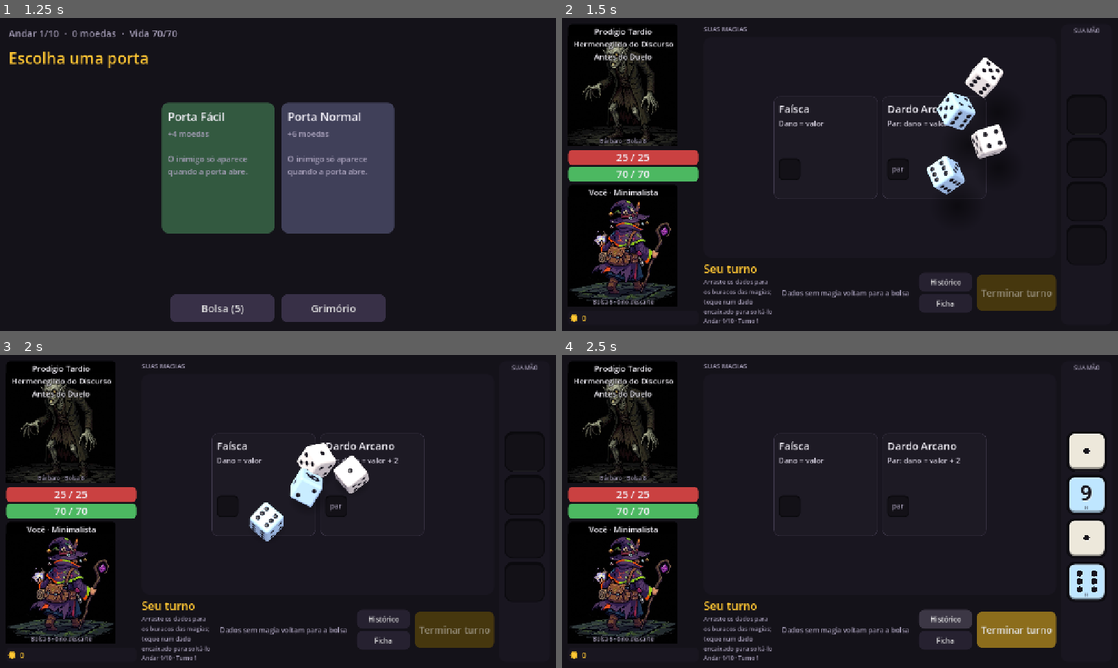
Above: before the commit, frames 1-4 (two rows, left to right).
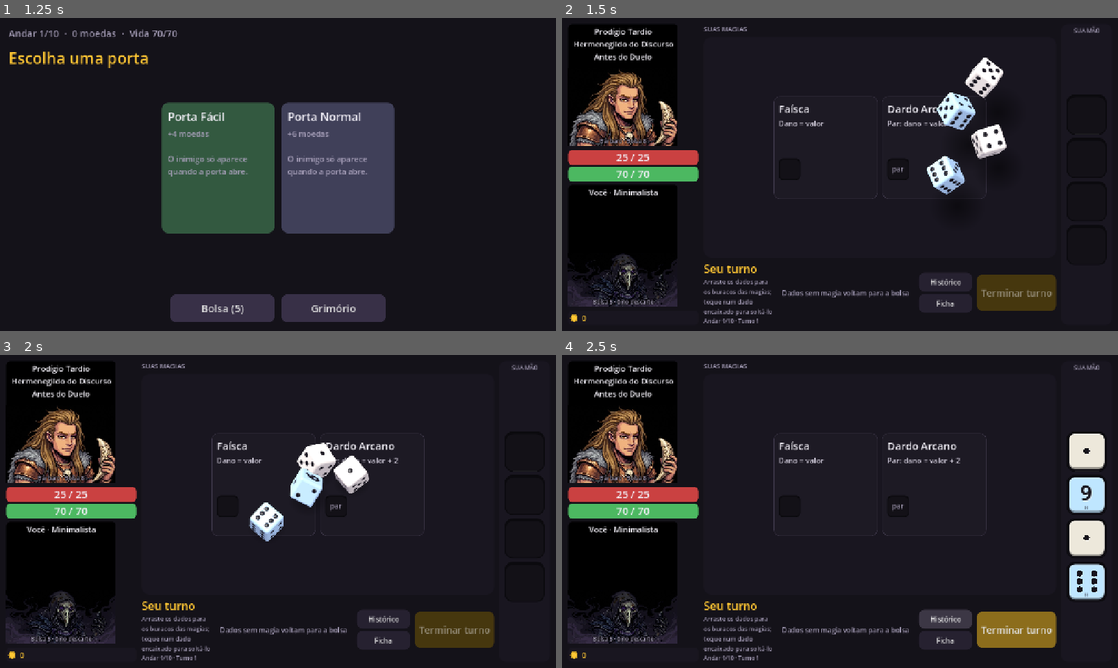
Above: after the commit, the same moments.

Repository: luizfsantos-alt/DICEMAXXXING
Game: Godot game, scene res://ui/main.tscn
Same seed, same stepped clock (60 frames per second), same inputs: the game is played once before the commit and once after it.
Inputs (mouse positions are in pixels of both pictures, inside the frame that each line leads up to):
- Up to frame 1 (1.25 s): click (116, 237) at 0.52 s
- Up to frame 2 (1.5 s): click (778, 168) at 1.27 s
- Up to frame 3 (2 s): no input
- Up to frame 4 (2.5 s): click "Histórico" at 2 s

Frame 1 is identical in both runs. In frame 2, 6.0% of the frame differs, in the area x 1-21%, y 7-93%; in frame 3, 6.0%; in frame 4, 6.0%.

Commit message:
Retratos com 3 variações sorteadas por personagem
- Vampiro, bárbaro e mago ganham 3 retratos cada (assets/portraits/<arquétipo>_1..3.png);
  os outros arquétipos usam os 3 provisórios encapuzados (generic_1..3.png).
- A variação é sorteada uma vez por lutador e salva em Fighter.portrait, então a sua foto
  não muda ao longo da run e o inimigo mantém a dele se o jogo for retomado.
- Sai a arte antiga (mago de costas e vampiro de corpo inteiro).
- Teste: sorteio dentro do intervalo, estável, arte existente e salva no save.

Co-Authored-By: Claude Opus 5.5 <noreply@anthropic.com>
Claude-Session: https://claude.ai/code/session_01WYKQWyDmXhyE3YrvL4SgC7

Diff:
--- a/engine/fighter.gd
+++ b/engine/fighter.gd
@@ -8,6 +8,7 @@
 var variant: String = "" ## "", lixeiro, piromante, fundidor, monge
 var master_id: String = "" ## Mestre de Andar (ex.: porteiro).
 var personality: String = "" ## bruto, cauteloso, caotico (oculta na UI).
+var portrait: int = -1 ## Variação da foto (sorteada pela UI na primeira vez; -1 = ainda não).
 var max_hp: int = 50
 var hp: int = 50
 var hand_size: int = Config.HAND_SIZE
@@ -320,7 +321,7 @@
 			"top": e.get("top", false), "fixed": e.get("fixed", false), "plus": e.get("plus", 0), "spawn": e.get("spawn", -1)})
 	return {
 		"name": name, "is_player": is_player, "archetype": archetype, "variant": variant,
-		"master_id": master_id, "personality": personality, "max_hp": max_hp, "hp": hp,
+		"master_id": master_id, "personality": personality, "portrait": portrait, "max_hp": max_hp, "hp": hp,
 		"hand_size": hand_size, "bag": bag_d, "inventory": inventory.to_dict(),
 		"draw_pile": draw_pile, "discard": discard, "hand": hand_d, "last_hand": last_hand,
 		"block": block, "mirror": mirror, "dodge": dodge, "poison": poison, "burn": burn,
@@ -340,6 +341,7 @@
 	f.variant = str(d.get("variant", ""))
 	f.master_id = str(d.get("master_id", ""))
 	f.personality = str(d.get("personality", ""))
+	f.portrait = int(d.get("portrait", -1))
 	f.max_hp = int(d.get("max_hp", 50))
 	f.hp = int(d.get("hp", 50))
 	f.hand_size = int(d.get("hand_size", Config.HAND_SIZE))
--- a/tests/test_ui_smoke.gd
+++ b/tests/test_ui_smoke.gd
@@ -524,3 +524,14 @@
 	assert_eq(d.bolts, before + 1, "sem origem (veneno, queima) não voa")
 	await wait_seconds(1.2)
 	d.fast = true
+
+
+func test_foto_sorteia_variacao_e_guarda():
+	for arch in ["sorcerer", "vampire", "barbarian", "assassin", "copyist"]:
+		var f := Fighter.new()
+		f.archetype = arch
+		var path := Portrait.art_path(f)
+		assert_between(f.portrait, 0, Portrait.VARIATIONS - 1, "variação sorteada")
+		assert_eq(Portrait.art_path(f), path, "mesma foto na próxima vez")
+		assert_true(ResourceLoader.exists(path), "arte existe: " + path)
+		assert_eq(Fighter.from_dict(f.to_dict()).portrait, f.portrait, "variação salva")
--- a/ui/duel_screen.gd
+++ b/ui/duel_screen.gd
@@ -180,7 +180,7 @@
 func _photo_row(f: Fighter, is_player: bool) -> HBoxContainer:
 	var row := Kit.hbox(6)
 	row.size_flags_vertical = Control.SIZE_EXPAND_FILL
-	var photo := Portrait.new().setup(f.archetype, 100, is_player)
+	var photo := Portrait.new().setup(f, 100, is_player)
 	photo.size_flags_vertical = Control.SIZE_EXPAND_FILL
 	row.add_child(photo)
 	var side := "player" if is_player else "enemy"
--- a/ui/portrait.gd
+++ b/ui/portrait.gd
@@ -1,7 +1,9 @@
 class_name Portrait
 extends Control
-## Espaço do personagem. Arte provisória: o mago de costas para o seu lado e o vampiro
-## para o inimigo (assets/portraits/). Sem a arte, desenha uma silhueta na cor do arquétipo.
+## Espaço do personagem. Cada arquétipo com arte tem 3 variações em assets/portraits/
+## (<arquétipo>_1..3.png); quem ainda não tem arte usa as 3 provisórias (generic_1..3.png).
+## A variação é sorteada uma vez e guardada no lutador (Fighter.portrait), então não muda
+## no meio da run. Sem a arte, desenha uma silhueta na cor do arquétipo.
 ## Também faz o retorno visual quando um efeito chega (tremida e brilho colorido).
 
 const COLORS := {
@@ -9,10 +11,9 @@
 	"minimalist": Color(0.85, 0.85, 0.9), "metallurgist": Color(0.5, 0.52, 0.58), "copyist": Color(0.75, 0.6, 0.3),
 	"perfectionist": Color(0.35, 0.7, 0.65), "vampire": Color(0.6, 0.12, 0.2), "barbarian": Color(0.75, 0.45, 0.2),
 }
-const ART := {
-	true: "res://assets/portraits/ally_back.png",
-	false: "res://assets/portraits/enemy.png",
-}
+const ART_DIR := "res://assets/portraits/"
+const WITH_ART := ["sorcerer", "vampire", "barbarian"] ## O resto usa "generic".
+const VARIATIONS := 3
 const BG := Color(0.0, 0.0, 0.0) ## Igual ao fundo da arte, para emendar.
 
 var archetype := "sorcerer"
@@ -22,14 +23,22 @@
 var _glow := Color(0, 0, 0, 0) ## Brilho do último efeito (some sozinho).
 
 
-func setup(arch: String, h: int, is_back := false) -> Portrait:
-	archetype = arch
+## Caminho da foto do lutador; sorteia a variação se ainda não tiver uma.
+static func art_path(f: Fighter) -> String:
+	if f.portrait < 0 or f.portrait >= VARIATIONS:
+		f.portrait = randi() % VARIATIONS
+	var key: String = f.archetype if f.archetype in WITH_ART else "generic"
+	return "%s%s_%d.png" % [ART_DIR, key, f.portrait + 1]
+
+
+func setup(f: Fighter, h: int, is_back := false) -> Portrait:
+	archetype = f.archetype
 	back = is_back
 	custom_minimum_size = Vector2(0, h)
 	size_flags_horizontal = Control.SIZE_EXPAND_FILL
 	mouse_filter = Control.MOUSE_FILTER_IGNORE
 	clip_contents = true
-	var path: String = ART[is_back]
+	var path := art_path(f)
 	if ResourceLoader.exists(path):
 		art = load(path)
 	set_process(false)
Binary file removed: assets/portraits/ally_back.png
Binary file added: assets/portraits/barbarian_1.png
Not shown, added: assets/portraits/barbarian_1.png.import
Binary file added: assets/portraits/barbarian_2.png
Not shown, added: assets/portraits/barbarian_2.png.import
Binary file added: assets/portraits/barbarian_3.png
Not shown, added: assets/portraits/barbarian_3.png.import
Binary file removed: assets/portraits/enemy.png
Binary file added: assets/portraits/generic_1.png
Not shown, added: assets/portraits/generic_1.png.import
Binary file added: assets/portraits/generic_2.png
Not shown, added: assets/portraits/generic_2.png.import
(and 14 more such lines)
